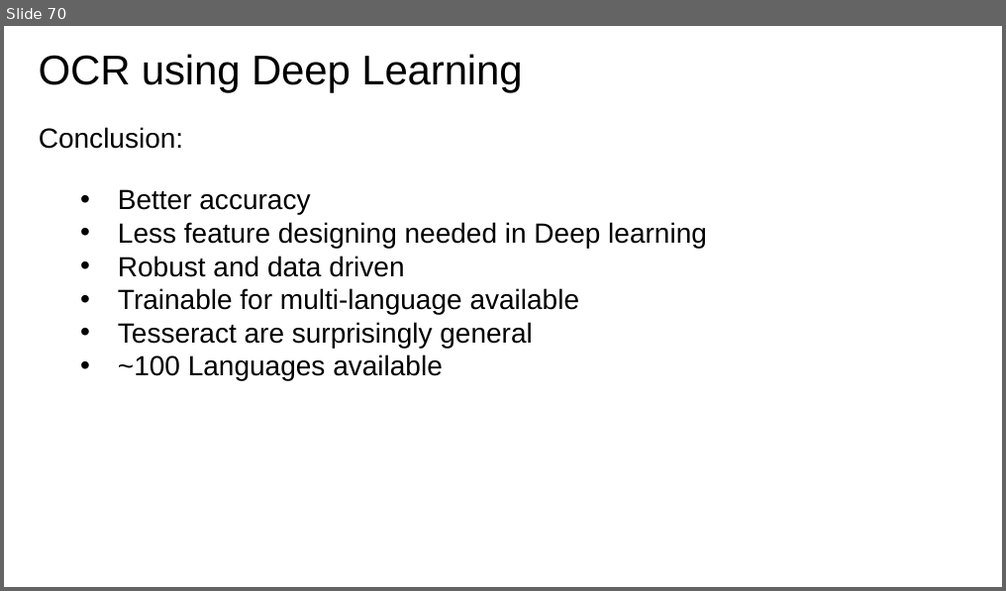
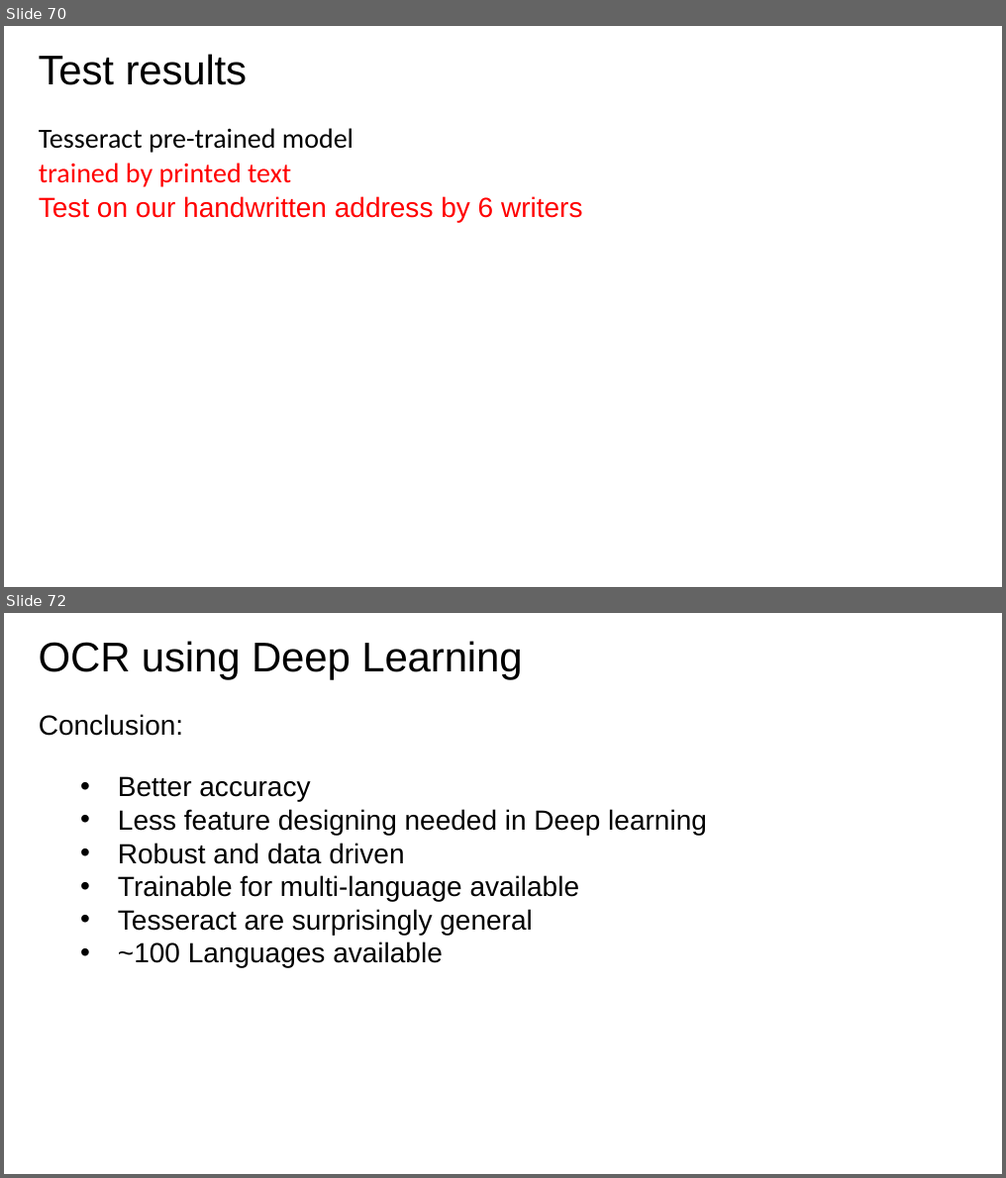
Before and after one commit to CMWENLIU/fast_tensor, a slide deck: efs/HCR.pptx. Shown one above the other, each under a label of ours: slide 70 before the commit, slides 70 and 72 after it; the slides between them are not shown. The pictures are 1006x591 and 1006x1178 pixels, drawn with LibreOffice and Linux fonts; fonts in the diff are those of the drawing. Boxes give left, top, right and bottom in pixels: in the first picture for what was removed or moved away, otherwise in the second. Text is boxed around its words. In the diff, an @@ line names an element or a change of style, - is before the commit and + after.

```diff
--- a/efs/HCR.pptx
+++ b/efs/HCR.pptx
@@ slide 70 added at box(4, 26, 1002, 587), background #FFFFFF @@
@@ title added at box(39, 54, 248, 85), 30 pt, text #000000 @@
+Test results
@@ text added at box(39, 128, 583, 222), 20 pt, text #FF0000 @@
+Tesseract pre-trained model
+trained by printed text
+Test on our handwritten address by 6 writers
@@ page number added at box(746, 540, 766, 573), 20 pt, text #FFFFFF @@
+70
@@ what was slide 70 is now slide 72 @@
```
Also in this commit, not shown: 1 other slide added, 1 other file.
